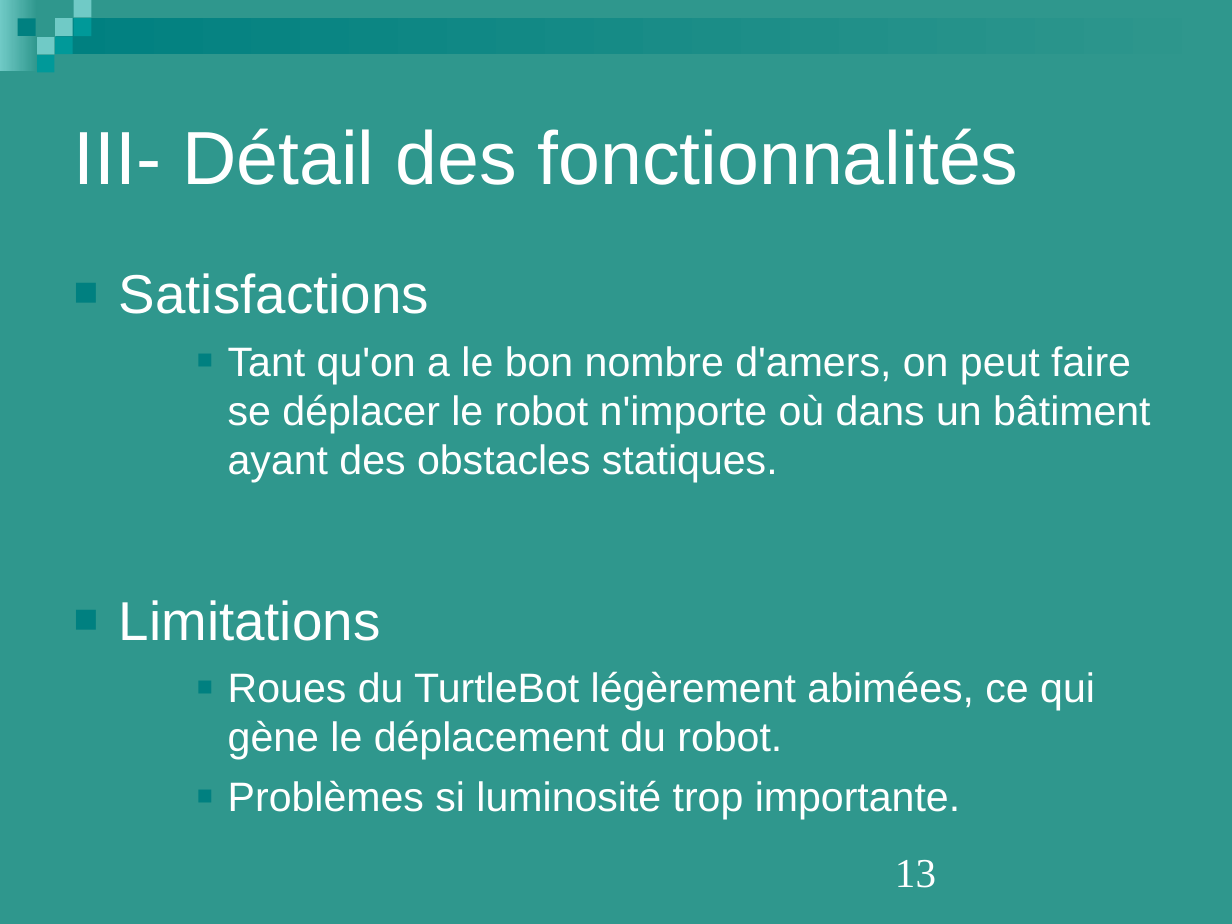
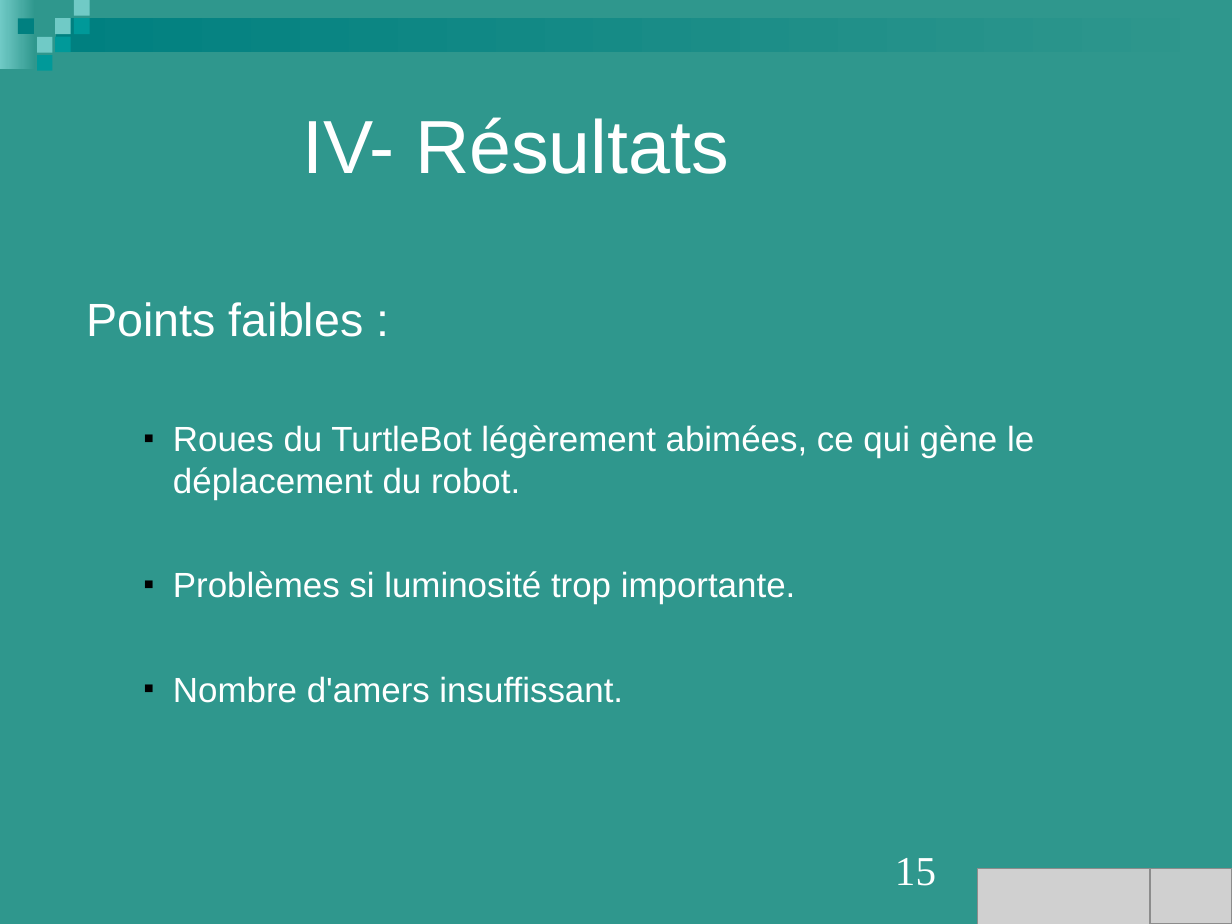
Before and after one commit to Projet-M2-TurtleBot-UPS/TurtleBot-doc, a slide deck: slide 15 of Livrables_2017-2018/Présentation.ppt (slide 13 before the commit). Drawn at 1232x924 pixels with LibreOffice and Linux fonts; fonts in the diff are those of the drawing; grey boxes stand for pictures. Boxes give left, top, right and bottom in pixels: in the first picture for what was removed or moved away, otherwise in the second. Text is boxed around its words. In the diff, an @@ line names an element or a change of style, - is before the commit and + after.

```diff
--- a/Livrables_2017-2018/Présentation.ppt
+++ b/Livrables_2017-2018/Présentation.ppt
@@ text added at <box>302,117,729,174</box>, 44 pt, text #FFFFFF @@
+IV- Résultats
@@ title removed at <box>74,128,1019,185</box> @@
-III- Détail des fonctionnalités
@@ text "Points faibles :": place and size @@
-text "Points faibles :" at <box>119,600,1095,819</box>
+text "Points faibles :" at <box>87,302,1034,703</box>
@@ text removed at <box>119,273,1150,482</box> @@
-■ Satisfactions
-    ■ Tant qu'on a le bon nombre d'amers, on peut faire se déplacer le robot n'importe où dans un bâtiment ayant des obstacles statiques.
@@ text at <box>87,302,364,337</box>: text changed; size 32 to 27.2 pt @@
-■ Limitations
+Points faibles :
@@ text at <box>173,425,1034,604</box>: size 24 to 20.4 pt in "Roues du TurtleBot légèrement abimées, ce qui ...", "Problèmes si luminosité trop importante."; indent changed; bullet colour #008080 to #000000 @@
@@ text at <box>173,676,623,703</box>: paragraph added @@
+    ■ Nombre d'amers insuffissant.
@@ page number at <box>895,858,936,886</box>: text changed @@
-13
+15
@@ picture added at <box>977,869,1149,924</box> @@
@@ picture added at <box>1149,869,1232,924</box> @@
```
Also in this commit, not shown: 5 other slides changed, 11 slides added, 9 slides removed, 1 other file.
